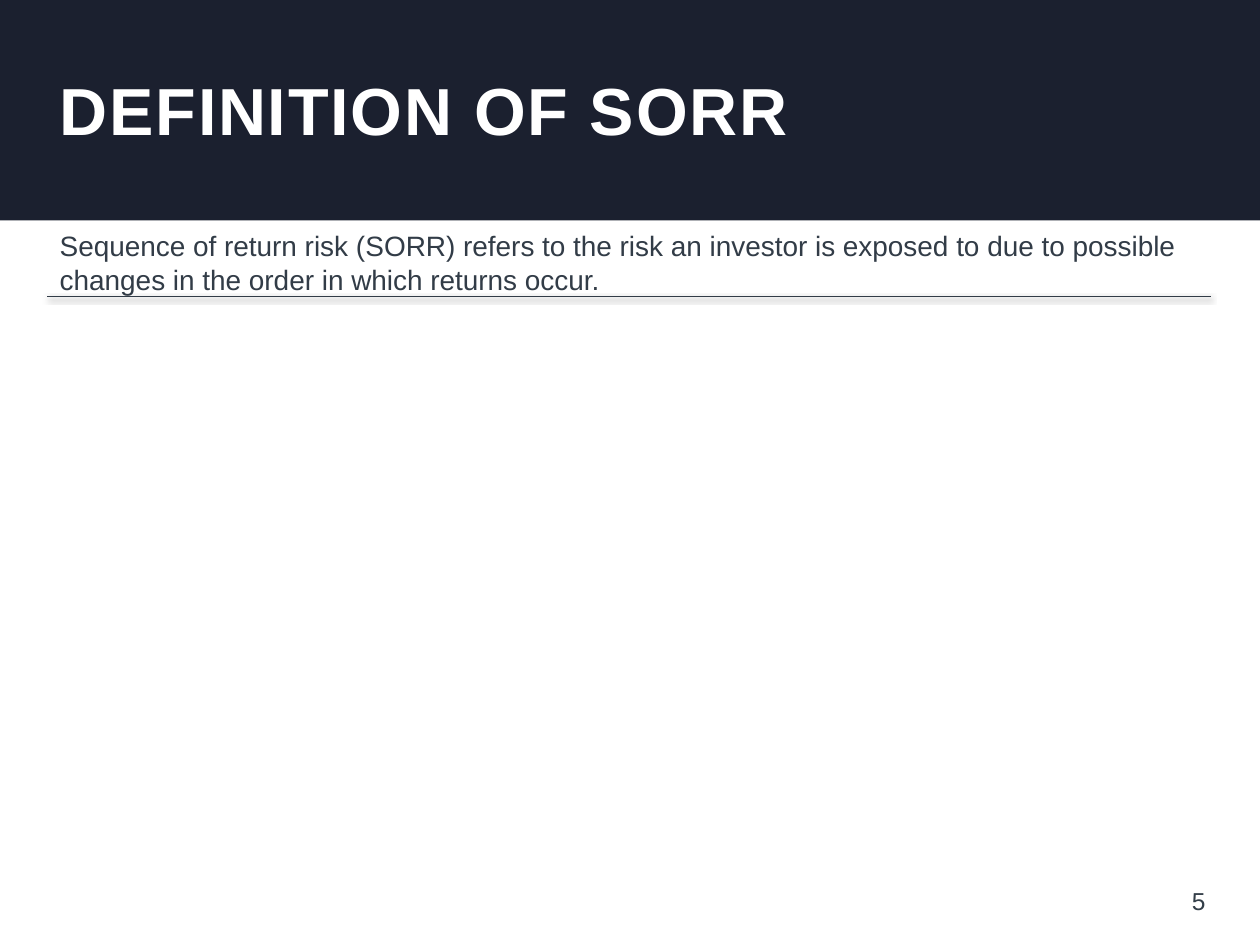
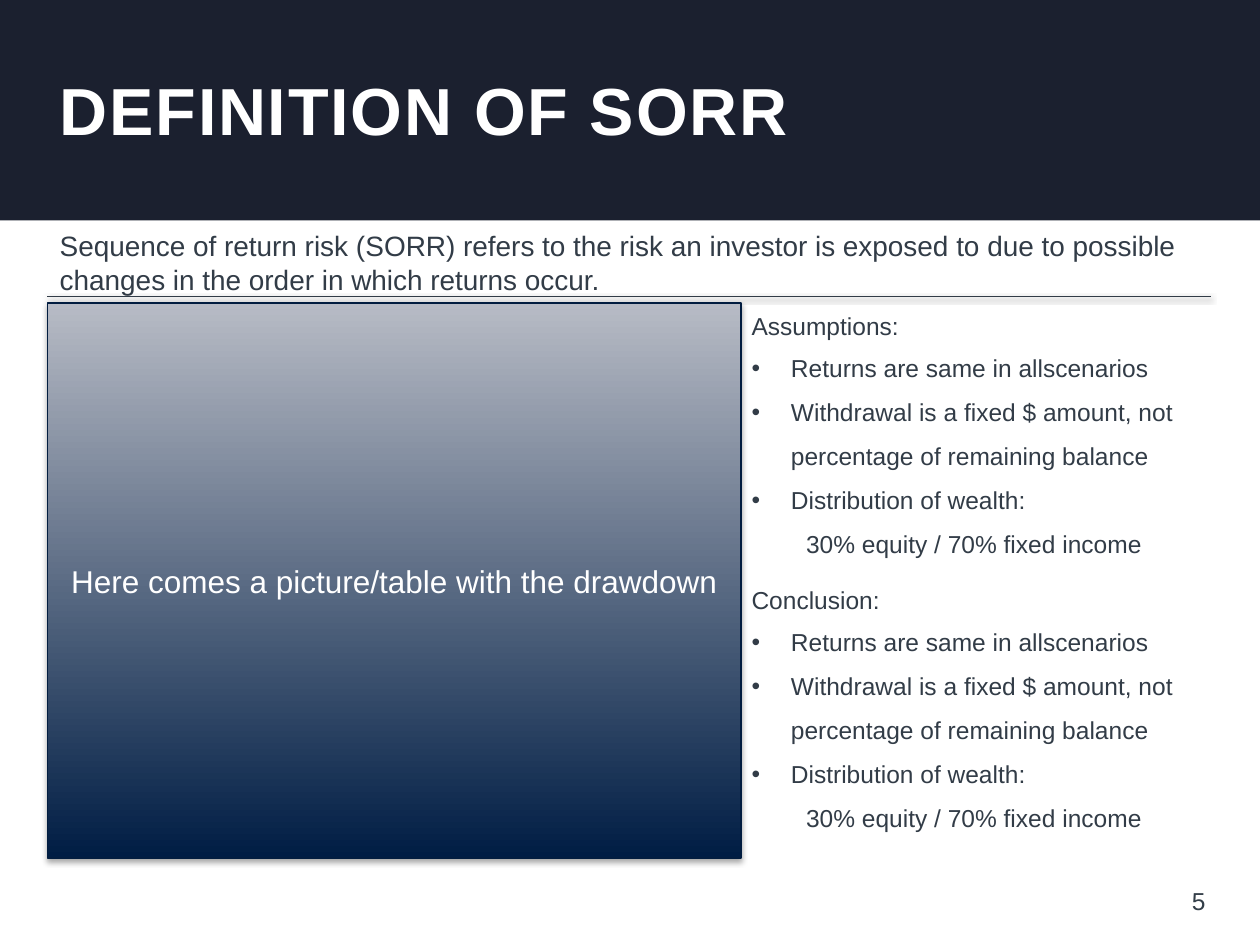
Before and after one commit to hermannviktor/15.451-Proseminar-IM, a slide deck: slide 5 of PPT_Presentation_v2.pptx. Drawn at 1260x945 pixels with LibreOffice and Linux fonts; fonts in the diff are those of the drawing; background and template pictures are left out. Boxes give left, top, right and bottom in pixels: in the first picture for what was removed or moved away, otherwise in the second. Text is boxed around its words. In the diff, an @@ line names an element or a change of style, - is before the commit and + after.

Commit message:
Presentation added

```diff
--- a/PPT_Presentation_v2.pptx
+++ b/PPT_Presentation_v2.pptx
@@ rectangle added at <box>48,302,742,857</box>, fill gradient #001D45 to #B8BAC5, outline #021D41 0.75 pt, 18 pt, text #FFFFFF @@
+Here comes a picture/table with the drawdown
@@ text added at <box>752,317,899,340</box>, 14 pt, text #323C47 @@
+Assumptions:
@@ text added at <box>791,359,1172,558</box>, 14 pt, text #323C47 @@
+• Returns are same in allscenarios
+• Withdrawal is a fixed $ amount, not percentage of remaining balance
+• Distribution of wealth:
+30% equity / 70% fixed income
@@ text added at <box>752,591,880,610</box>, 14 pt, text #323C47 @@
+Conclusion:
@@ text added at <box>791,633,1172,832</box>, 14 pt, text #323C47 @@
+• Returns are same in allscenarios
+• Withdrawal is a fixed $ amount, not percentage of remaining balance
+• Distribution of wealth:
+30% equity / 70% fixed income
```
Also in this commit, not shown: 1 other slide changed.
